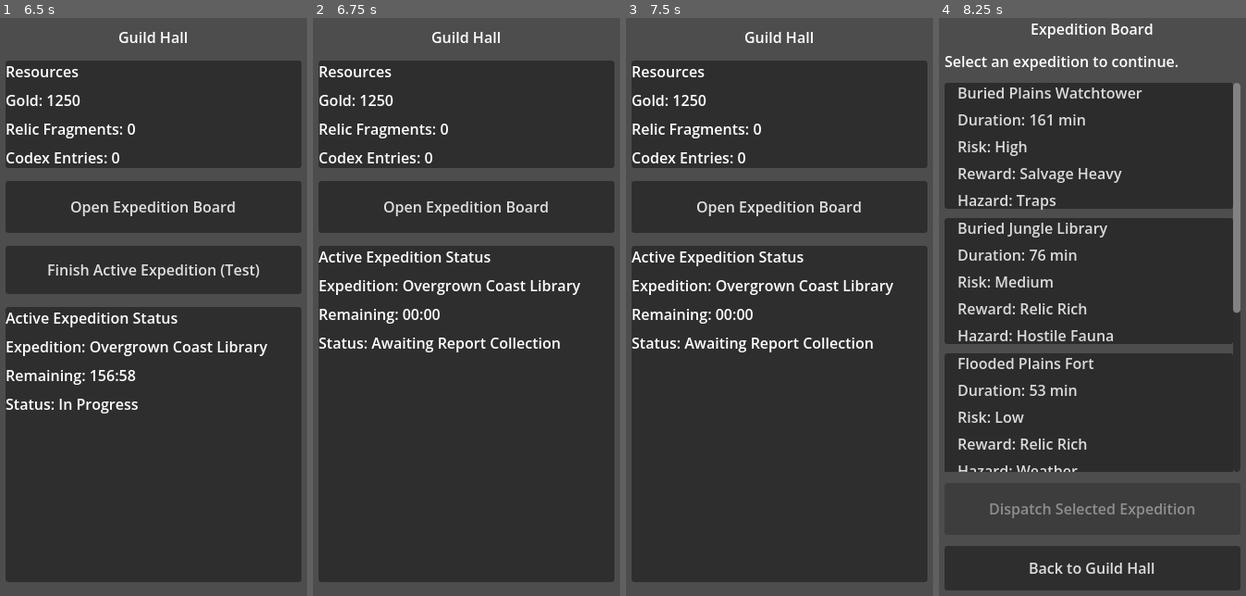
Above: before the commit, frames 1-4 (left to right).
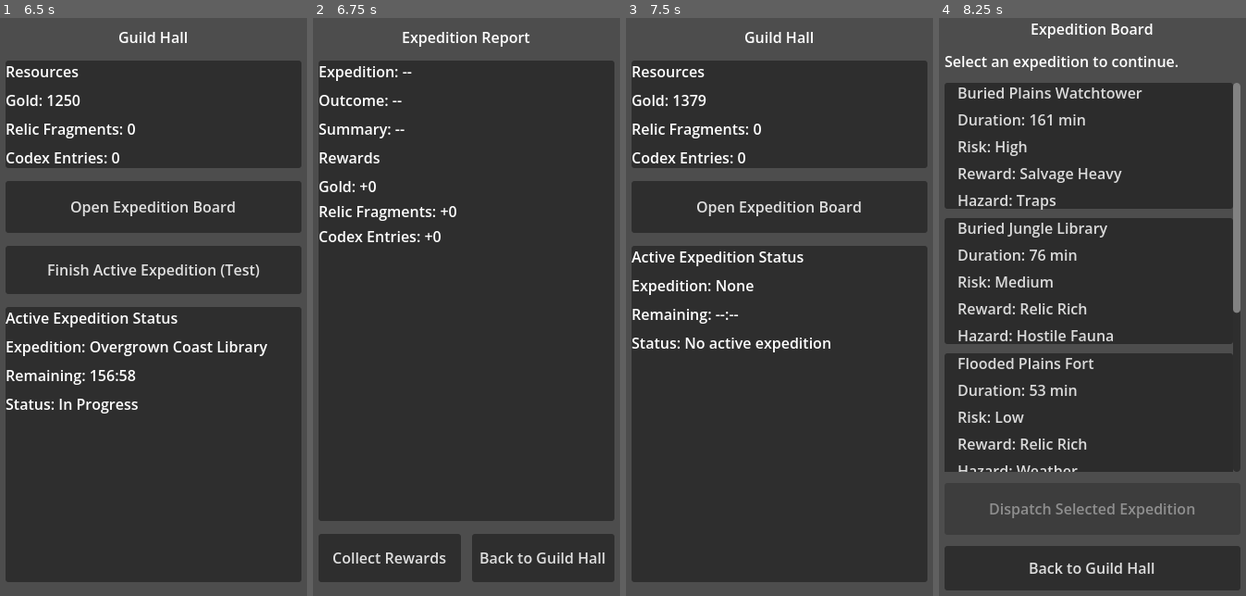
Above: after the commit, the same moments.

Repository: Navandis/expedition-guild-idle
Game: Godot game, scene res://scenes/main/Main.tscn
Same seed, same stepped clock (60 frames per second), same inputs: the game is played once before the commit and once after it.
Inputs (mouse positions are in pixels of both pictures, inside the frame that each line leads up to):
- Up to frame 1 (6.5 s): click "Open Expedition Board" at 0.5 s; click (150, 145) at 1.25 s; click (150, 283) at 2.02 s; click (150, 416) at 2.77 s; click (150, 549) at 3.52 s; click "Open Expedition Board" at 4.25 s; click "Dispatch Selected Expedition" at 5 s; click "Confirm Dispatch" at 5.75 s
- Up to frame 2 (6.75 s): click "Finish Active Expedition (Tes…" at 6.5 s
- Up to frame 3 (7.5 s): click (702, 555) at 7.25 s, where only the run after the commit has a clickable "Collect Rewards"
- Up to frame 4 (8.25 s): click "Open Expedition Board" at 8 s

Frame 1 is identical in both runs. In frame 2, 13% of the frame differs, in the area x 1-99%, y 2-98%; in frame 3, 1.4%; in frame 4, nothing differs.
Error before the commit: Parse Error: Cannot infer the type of "base_gold" variable because the value doesn't have a set type. (res://scripts/systems/RewardSystem.gd:57)
Error after the commit: Invalid assignment of property or key 'text' with value of type 'String' on a base object of type 'Nil'. (res://scripts/ui/ReportController.gd:27)

Commit message:
Fix explicit int typing in reward calculation

Diff:
--- a/scripts/systems/RewardSystem.gd
+++ b/scripts/systems/RewardSystem.gd
@@ -53,8 +53,8 @@
 
 
 static func _build_rewards(expedition: Dictionary, outcome: String) -> Dictionary:
-	var duration_minutes := max(1, int(expedition.get("duration_minutes", 1)))
-	var base_gold := 20 + (duration_minutes * 4)
+	var duration_minutes: int = int(max(1, int(expedition.get("duration_minutes", 1))))
+	var base_gold: int = 20 + (duration_minutes * 4)
 
 	match outcome:
 		OUTCOME_SUCCESS:
